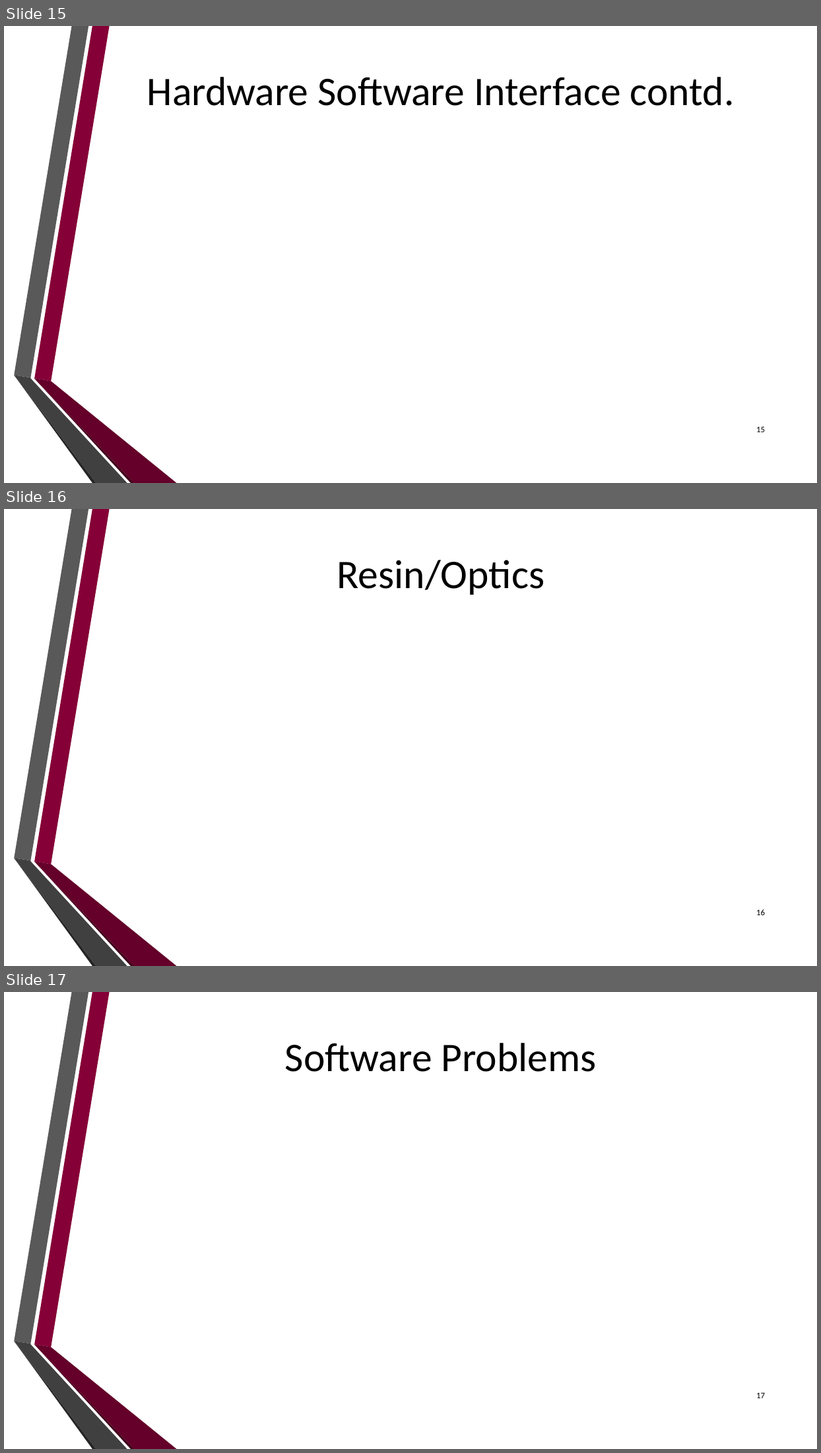
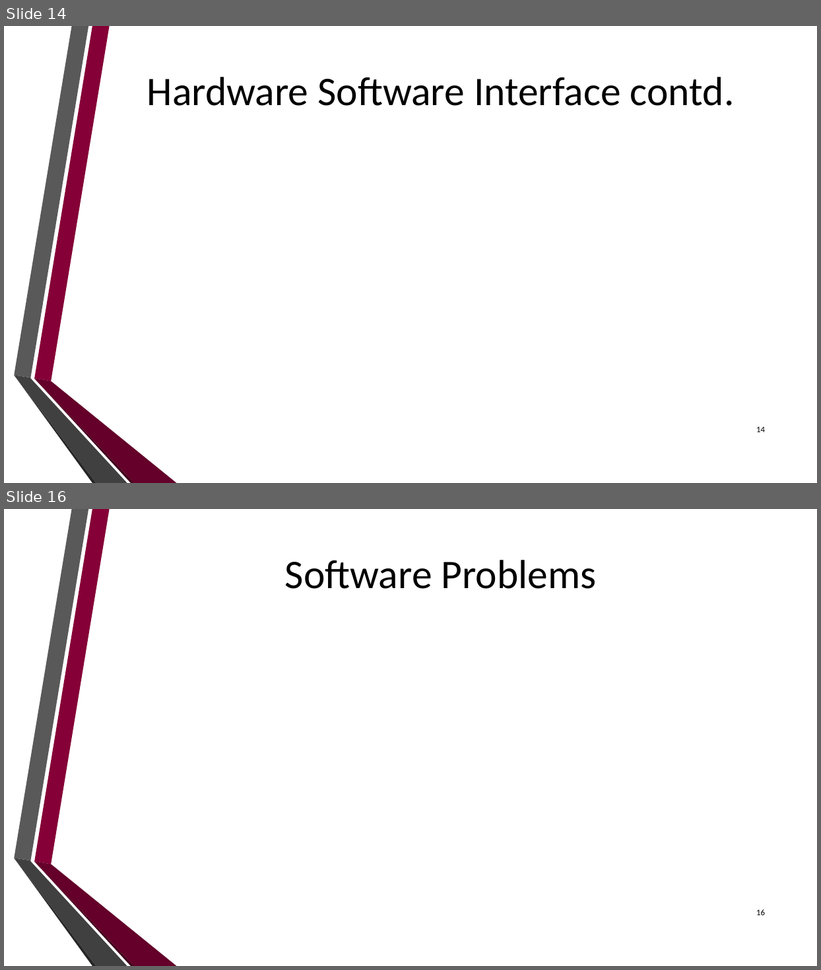
Before and after one commit to dan-olsen/SeniorDesign, a slide deck: Presentations/DesignPres/DesignPres-75.pptx. Shown one above the other, each under a label of ours: slides 15, 16 and 17 before the commit, slides 14 and 16 after it; the slides between them are not shown. The pictures are 821x1453 and 821x970 pixels, drawn with LibreOffice and Linux fonts; fonts in the diff are those of the drawing; background and template pictures are left out. Boxes give left, top, right and bottom in pixels: in the first picture for what was removed or moved away, otherwise in the second. Text is boxed around its words. In the diff, an @@ line names an element or a change of style, - is before the commit and + after.

```diff
--- a/Presentations/DesignPres/DesignPres-75.pptx
+++ b/Presentations/DesignPres/DesignPres-75.pptx
@@ slide 16 removed at [4,509,817,966], background picture (left out); not listed: 6 template elements that a slide beside it also shows @@
@@ title removed at [337,560,545,595] @@
-Resin/Optics
@@ page number removed at [756,910,765,916] @@
-16
@@ what was slide 15 is now slide 14 @@
@@ page number at [756,427,765,433]: text changed @@
-15
+14
@@ what was slide 17 is now slide 16 @@
@@ page number at [756,910,765,916]: text changed @@
-17
+16
```
Also in this commit, not shown: 3 slides changed, 2 slides added, 2 other slides removed.
